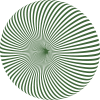
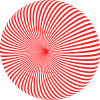
Layers edited between the first and the second w=100, h=100 image:
painted on "Color Fill 1" over [0, 0, 100, 100]
